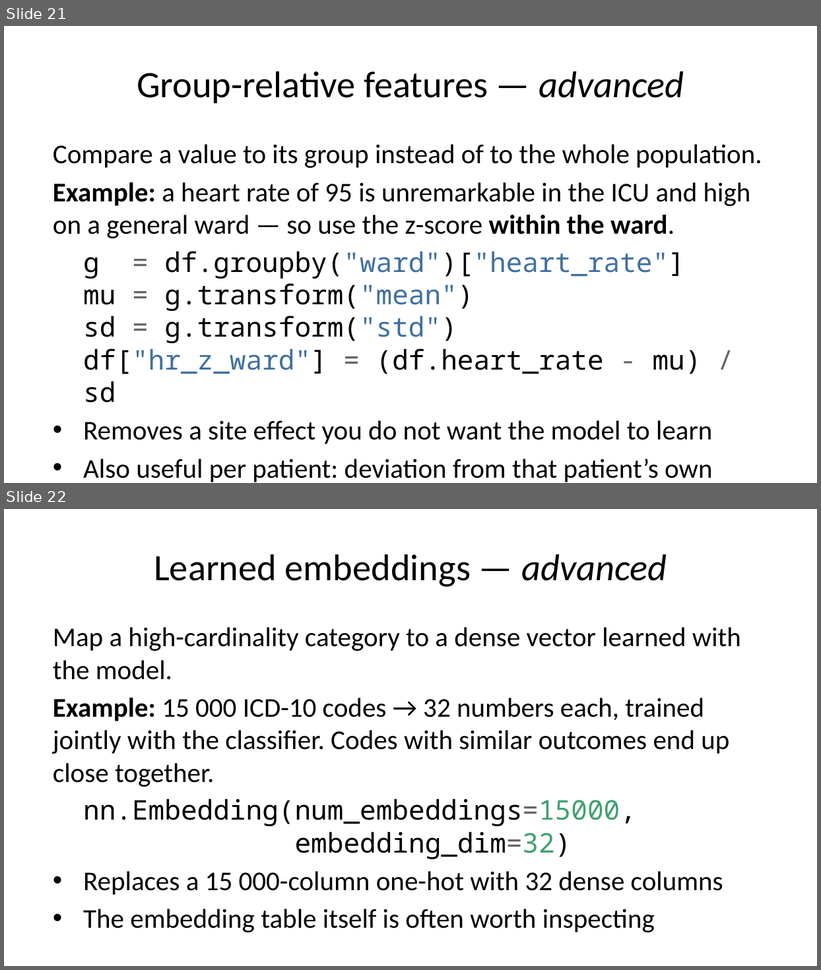
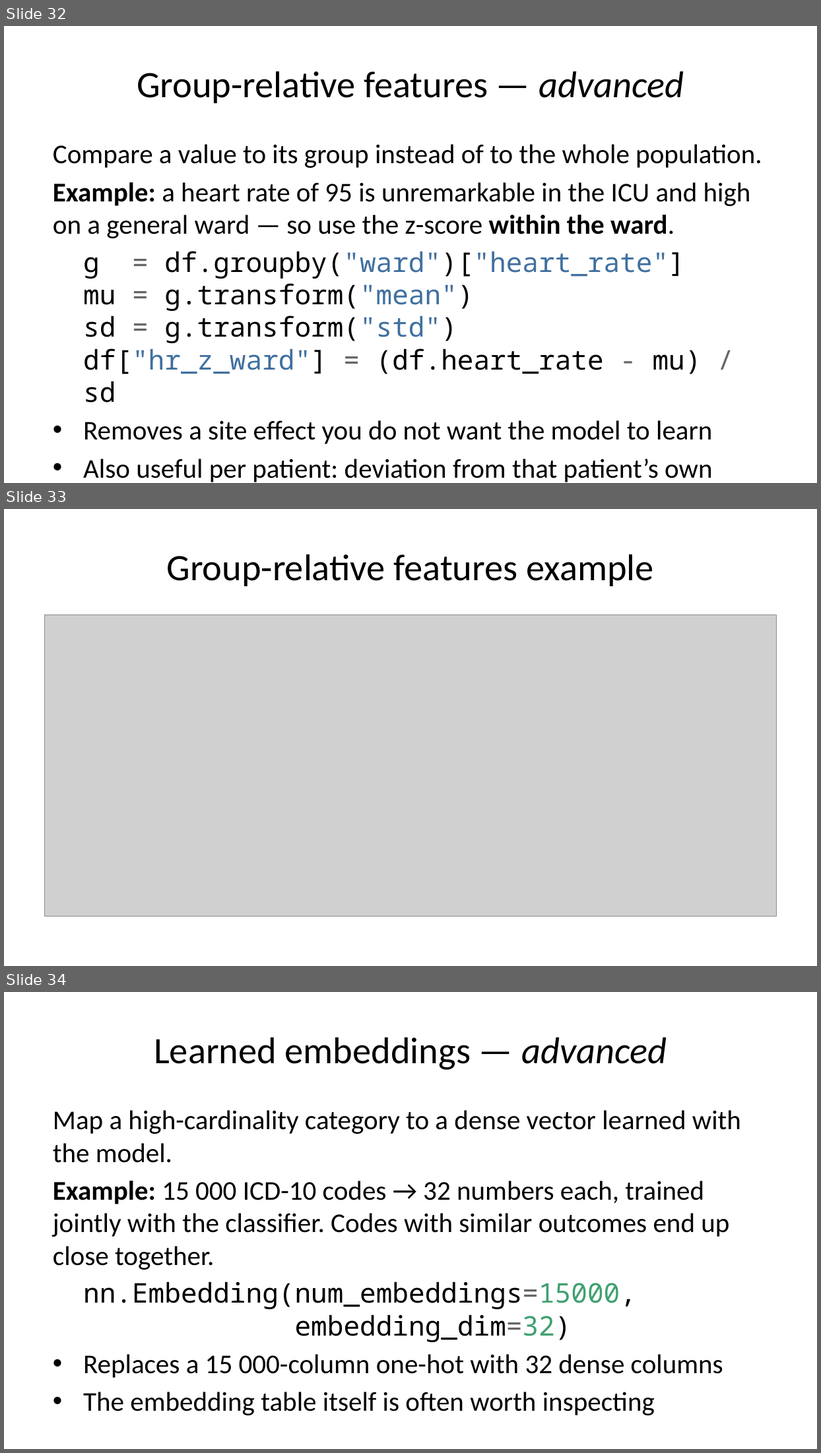
Before and after one commit to pauldubois98/AdcancedTopicsDataScience2026, a slide deck: Course02/slides.pptx. Shown one above the other, each under a label of ours: slides 21 and 22 before the commit, slides 32, 33 and 34 after it. The pictures are 821x970 and 821x1453 pixels, drawn with LibreOffice and Linux fonts; fonts in the diff are those of the drawing; grey boxes stand for pictures. Boxes give left, top, right and bottom in pixels: in the first picture for what was removed or moved away, otherwise in the second. Text is boxed around its words. In the diff, an @@ line names an element or a change of style, - is before the commit and + after.

```diff
--- a/Course02/slides.pptx
+++ b/Course02/slides.pptx
@@ slide 33 added at bbox=[4, 509, 817, 966], background #FFFFFF @@
@@ title added at bbox=[166, 554, 653, 586], 33 pt, text #000000 @@
+Group-relative features example
@@ picture added at bbox=[45, 615, 776, 917] @@
@@ what was slide 21 is now slide 32 @@
@@ what was slide 22 is now slide 34 @@
```
Also in this commit, not shown: 2 slides changed, 16 other slides added, 20 other files.
